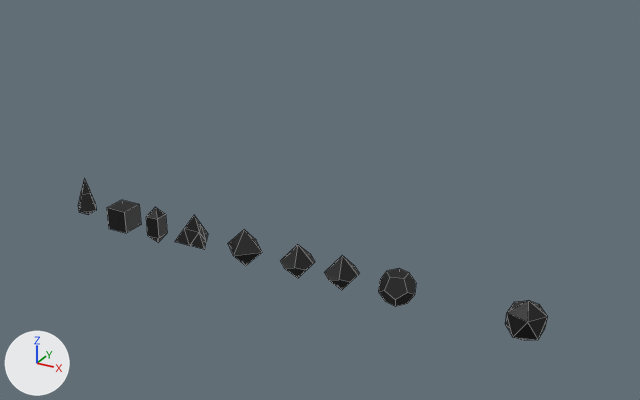
Two versions of the Blender file AVDR/Assets/3d Objects/Construction Resources/dice blanks.blend, one commit apart.
One viewpoint serves both versions: a 50 mm lens placed at (0.049, -0.364, 0.221), pointed at (-0.22, 0.126, -0.024). Every picture has the same lights, and +X, +Y and +Z are marked at lower left. Mesh edges are drawn as thin lines.

Before the edit, the objects in view are built like this:
```python
ob_d = bpy.data.objects.new('d%', me_cube_017)
ob_d.location = (-0.1378, 0.0, 0.0)
ob_d10 = bpy.data.objects.new('d10', me_cube_015)
ob_d10.location = (-0.1644, 0.0, 0.0)
ob_d12 = bpy.data.objects.new('d12', me_cube_016)
ob_d12.location = (-0.1063, 0.0, 0.0)
ob_d20 = bpy.data.objects.new('d20', me_cube_011)
ob_d20.location = (-0.0397, 0.0, 0.0)
ob_d4_caltrop = bpy.data.objects.new('d4 caltrop', me_cube_014)
ob_d4_caltrop.location = (-0.2316, 0.0, 0.0)
ob_d4_crystal = bpy.data.objects.new('d4 crystal', me_cube_009)
ob_d4_crystal.location = (-0.2592, 0.0, 0.0)
ob_d6 = bpy.data.objects.new('d6', me_cube_010)
ob_d6.location = (-0.2837, 0.0, 0.0)
ob_d8 = bpy.data.objects.new('d8', me_cube_012)
ob_d8.location = (-0.1981, 0.0, 0.0)
```
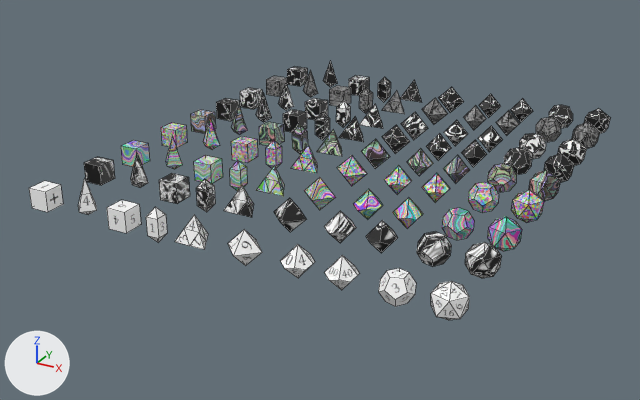
What differs and where, as boxes [x1, y1, x2, y2] in the pictures (640 x 400 px):
'd20.001', added: after [84, 154, 501, 278]
'd20.002', added: after [121, 136, 522, 251]
'd20.003', added: after [161, 118, 544, 222]
'd20.004', added: after [190, 104, 560, 201]
'd20.005', added: after [216, 93, 574, 183]
'd20.006', added: after [240, 82, 587, 166]
'd20.007', added: after [266, 70, 600, 148]
'd20.008', added: after [287, 60, 611, 134]
'd20', recoloured, surface changed, moved: before [505, 300, 548, 340]; after [431, 281, 469, 320]
'd12', recoloured (black to white): [378, 268, 416, 306] in both
'd6', recoloured (black to grey): [107, 200, 141, 233] in both
'df', added: after [29, 181, 63, 212]
'd8', recoloured (black to white): [228, 229, 262, 266] in both
'd%', recoloured (black to white): [324, 255, 359, 290] in both
'd10', recoloured (black to white): [281, 244, 315, 278] in both
'd4 caltrop', recoloured (black to white): [175, 215, 208, 250] in both
'd4 crystal', recoloured (black to grey): [146, 207, 167, 242] in both
'd4 pendant', recoloured, surface changed (black to grey): [78, 178, 97, 215] in both

Patch to the scene script:
```diff
--- a/AVDR/Assets/3d Objects/Construction Resources/dice blanks.blend.py
+++ b/AVDR/Assets/3d Objects/Construction Resources/dice blanks.blend.py
@@ mat_dice_pips @@
 n2 = _N.new('ShaderNodeTexImage'); n2.name = 'Image Texture'
 n1 = _N.new('ShaderNodeBsdfPrincipled'); n1.name = 'Principled BSDF'
 n2.image = img_dice_pips_cambria_png
+n3 = _N.new('ShaderNodeMix'); n3.name = 'Mix'
+n3.data_type = 'RGBA'
+n3.inputs[6].default_value = (1.0, 1.0, 1.0, 1.0)  # 'A', white #ffffff
+n3.inputs[7].default_value = (0.0, 0.0, 0.0, 1.0)  # 'B', black #000000
 _L.new(n1.outputs[0], n0.inputs[0])  # 'BSDF' to 'Surface'
-_L.new(n2.outputs[0], n1.inputs[0])  # 'Color' to 'Base Color'
+_L.new(n3.outputs[2], n1.inputs[0])  # 'Result' to 'Base Color'
+_L.new(n2.outputs[1], n3.inputs[0])  # 'Alpha' to 'Factor'
@@ mat_ore_vein @@
+mat_ore_vein = bpy.data.materials.new('ore vein')
+# nodes: Attribute, BsdfPrincipled, Mapping, OutputMaterial, TexCoord, TexNoise, ValToRGB, VectorMath
+# colours: black #000000, white #ffffff
@@ mat_wormy @@
+mat_wormy = bpy.data.materials.new('wormy')
+# nodes: Attribute, BsdfPrincipled, Mapping, OutputMaterial, TexCoord, TexNoise, ValToRGB, VectorMath
+# colours: black #000000, white #ffffff
@@ mat_unmixed @@
+mat_unmixed = bpy.data.materials.new('unmixed')
+# nodes: Attribute, BsdfPrincipled, Mapping, OutputMaterial, TexCoord, TexNoise, ValToRGB, VectorMath
+# colours: white #ffffff, black #000000
@@ mat_lighting_map @@
+mat_lighting_map = bpy.data.materials.new('lighting map')
+# nodes: Attribute, BsdfPrincipled, Mapping, Mix, OutputMaterial, TexCoord, TexVoronoi, ValToRGB, VectorMath
+# colours: black #000000, white #ffffff
@@ mat_swirly_c_map @@
+mat_swirly_c_map = bpy.data.materials.new('swirly c map')
+# nodes: Attribute, BsdfPrincipled, Gamma, HueSaturation, Mapping, OutputMaterial, TexCoord, TexNoise, TexVoronoi, VectorMath
@@ mat_speckle_map @@
+mat_speckle_map = bpy.data.materials.new('speckle map')
+# nodes: Attribute, BsdfPrincipled, Mapping, OutputMaterial, TexCoord, TexVoronoi, VectorMath
@@ mat_swirly_b_map @@
+mat_swirly_b_map = bpy.data.materials.new('swirly b map')
+# nodes: Attribute, BsdfPrincipled, Mapping, OutputMaterial, TexCoord, TexNoise, TexVoronoi, VectorMath
@@ mat_swirly_a_map @@
+mat_swirly_a_map = bpy.data.materials.new('swirly A map')
+# nodes: Attribute, BrightContrast, BsdfPrincipled, Mapping, OutputMaterial, TexCoord, TexNoise, ValToRGB, VectorMath
+# colours: black #000000, white #ffffff
@@ me_cube_011 @@
 me_cube_011.from_pydata(...)  # 12 vertices, 20 faces; spans x -0.0098..0.0098, y -0.0093..0.0093, z -0.011..0.011
+# me_cube_011 part 1: texture (UV) coordinates of 20 of 20 faces, centred in x -0.0086..0.0086, y -0.0082..0.0082, z -0.0069..0.0069, changed; they spanned u -0.02..0.65, v 0.51..1.03 and now span u 0.09..0.92, v 0.08..0.93
 me_cube_011.materials.append(mat_dice_pips)
@@ me_cube_003 @@
 me_cube_003.from_pydata(...)  # 10 vertices, 12 faces; spans x -0.0073..0.0073, y -0.0073..0.0073, z -0.0053..0.0192
+# me_cube_003 part 2: texture (UV) coordinates of 12 of 12 faces, centred in x -0.0027..0.0027, y -0.0027..0.0027, z -0.0021..0.0129, changed; they spanned u 0.02..0.68, v 0.82..0.98 and now span u 0.01..0.97, v 0.01..0.95
 me_cube_003.materials.append(mat_dice_pips)
@@ ob_d20 @@
 ob_d20 = bpy.data.objects.new('d20', me_cube_011)
-ob_d20.location = (-0.0397, 0.0, 0.0)
+ob_d20.location = (-0.0781, 0.0, 0.0)
@@ ob_d20_008 @@
+ob_d20_008 = bpy.data.objects.new('d20.008', me_cube_027)  # 108 vertices, 112 faces; spans x -0.275..0.01, y -0.011..0.012, z -0.011..0.019
+ob_d20_008.location = (-0.0781, 0.3122, 0.0)
@@ ob_d20_007 @@
+ob_d20_007 = bpy.data.objects.new('d20.007', me_cube_026)  # 108 vertices, 112 faces; spans x -0.275..0.01, y -0.011..0.012, z -0.011..0.019
+ob_d20_007.location = (-0.0781, 0.2764, 0.0)
@@ ob_d20_006 @@
+ob_d20_006 = bpy.data.objects.new('d20.006', me_cube_025)  # 108 vertices, 112 faces; spans x -0.275..0.01, y -0.011..0.012, z -0.011..0.019
+ob_d20_006.location = (-0.0781, 0.2354, 0.0)
@@ ob_d20_005 @@
+ob_d20_005 = bpy.data.objects.new('d20.005', me_cube_024)  # 108 vertices, 112 faces; spans x -0.275..0.01, y -0.011..0.012, z -0.011..0.019
+ob_d20_005.location = (-0.0781, 0.2011, 0.0)
@@ ob_d20_004 @@
+ob_d20_004 = bpy.data.objects.new('d20.004', me_cube_023)  # 108 vertices, 112 faces; spans x -0.275..0.01, y -0.011..0.012, z -0.011..0.019
+ob_d20_004.location = (-0.0781, 0.1666, 0.0)
@@ ob_d20_003 @@
+ob_d20_003 = bpy.data.objects.new('d20.003', me_cube_022)  # 108 vertices, 112 faces; spans x -0.275..0.01, y -0.011..0.012, z -0.011..0.019
+ob_d20_003.location = (-0.0781, 0.1301, 0.0)
@@ ob_d20_002 @@
+ob_d20_002 = bpy.data.objects.new('d20.002', me_cube_021)  # 108 vertices, 112 faces; spans x -0.275..0.01, y -0.011..0.012, z -0.011..0.019
+ob_d20_002.location = (-0.0781, 0.0857, 0.0)
@@ ob_d20_001 @@
+ob_d20_001 = bpy.data.objects.new('d20.001', me_cube_005)  # 108 vertices, 112 faces; spans x -0.275..0.01, y -0.011..0.012, z -0.011..0.019
+ob_d20_001.location = (-0.0781, 0.0488, 0.0)
@@ ob_df @@
+ob_df = bpy.data.objects.new('df', me_cube_001)  # a box spanning x -0.00673..0.00673, y -0.00673..0.00672, z -0.00672..0.00673
+ob_df.location = (-0.346, 0.0, 0.0)
```
